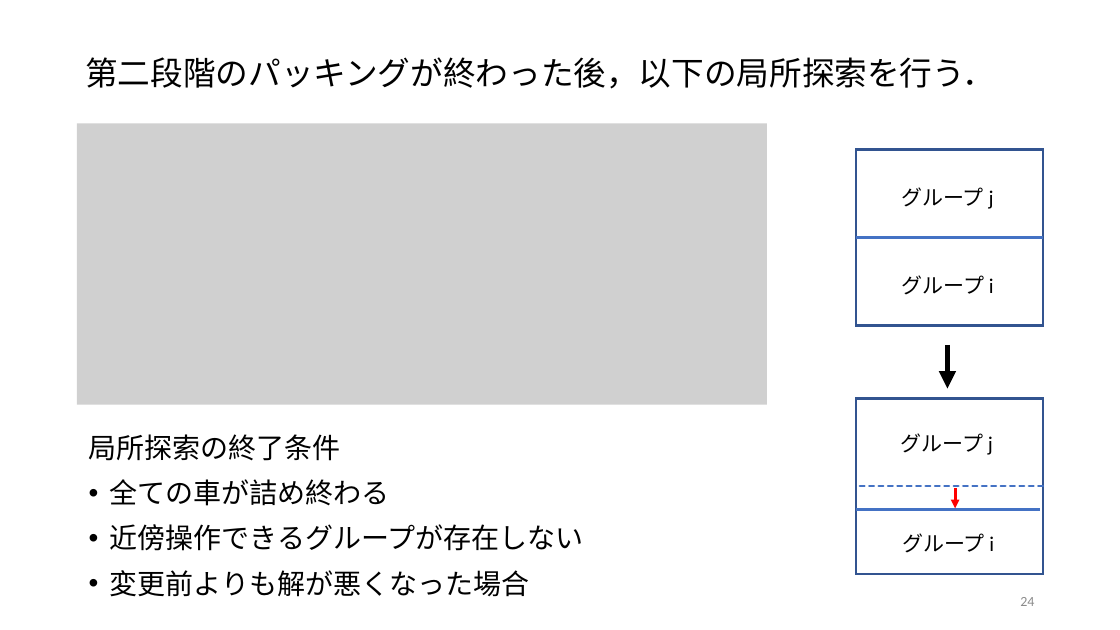
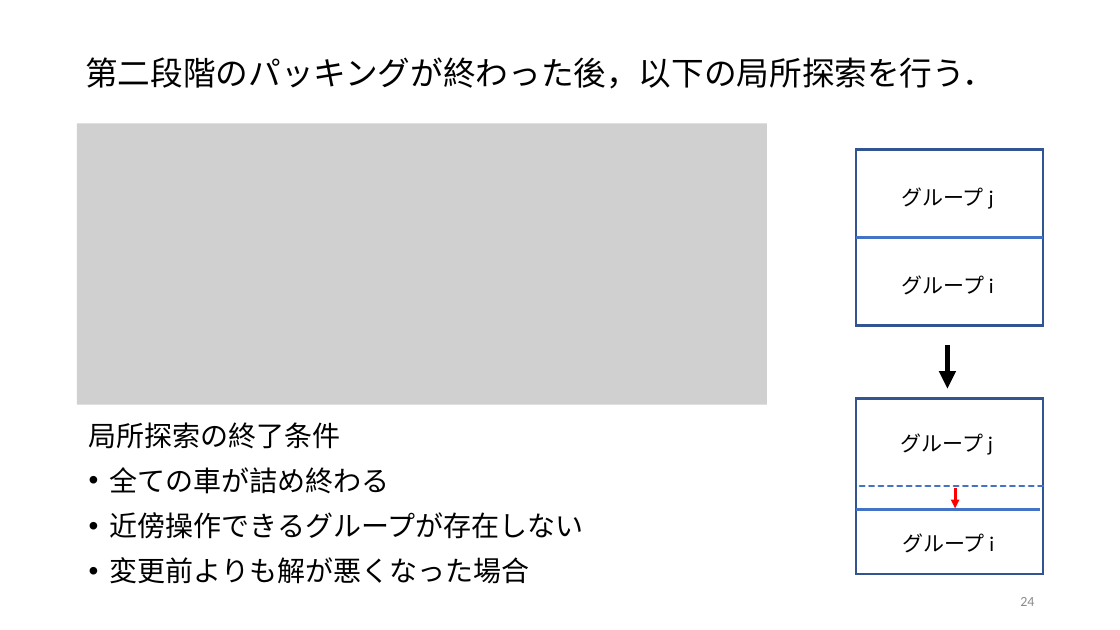
Before and after one commit to r-kurosu/kline, a slide deck: slide 24 of 卒論発表用スライド.pptx. Drawn at 1120x630 pixels with LibreOffice and Linux fonts; fonts in the diff are those of the drawing; grey boxes stand for pictures. Boxes give left, top, right and bottom in pixels: in the first picture for what was removed or moved away, otherwise in the second. Text is boxed around its words. In the diff, an @@ line names an element or a change of style, - is before the commit and + after.

```diff
--- a/卒論発表用スライド.pptx
+++ b/卒論発表用スライド.pptx
@@ text "局所探索の終了条件": place and size @@
-text "局所探索の終了条件" at (89, 434, 584, 597)
+text "局所探索の終了条件" at (89, 422, 584, 584)
```
Also in this commit, not shown: 9 other slides changed, 18 other files.
